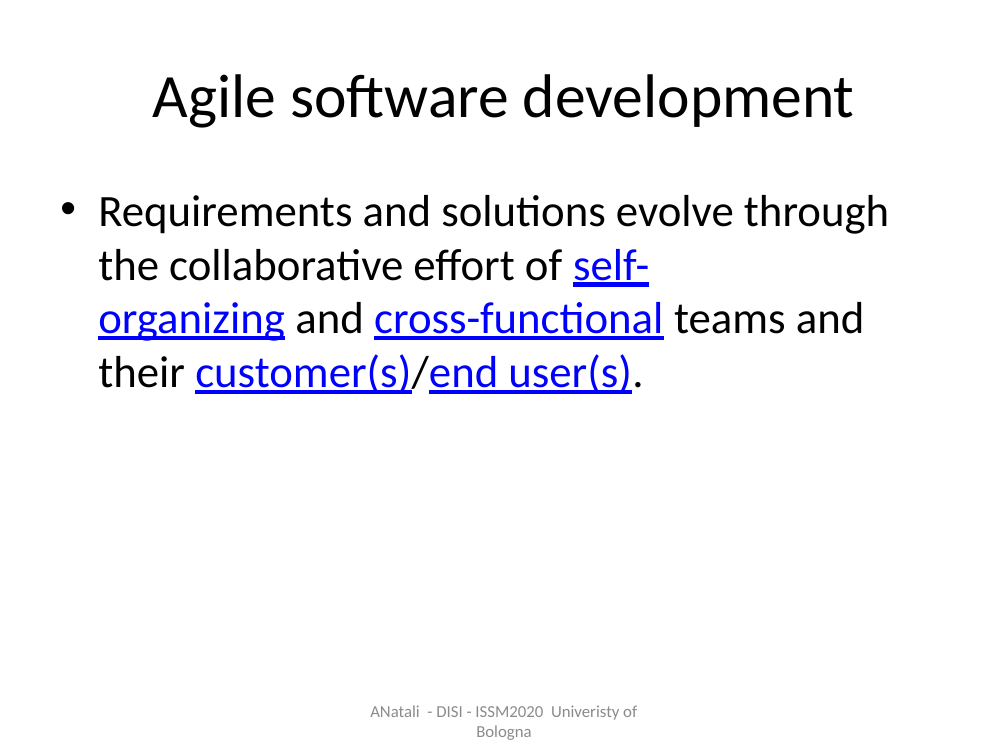
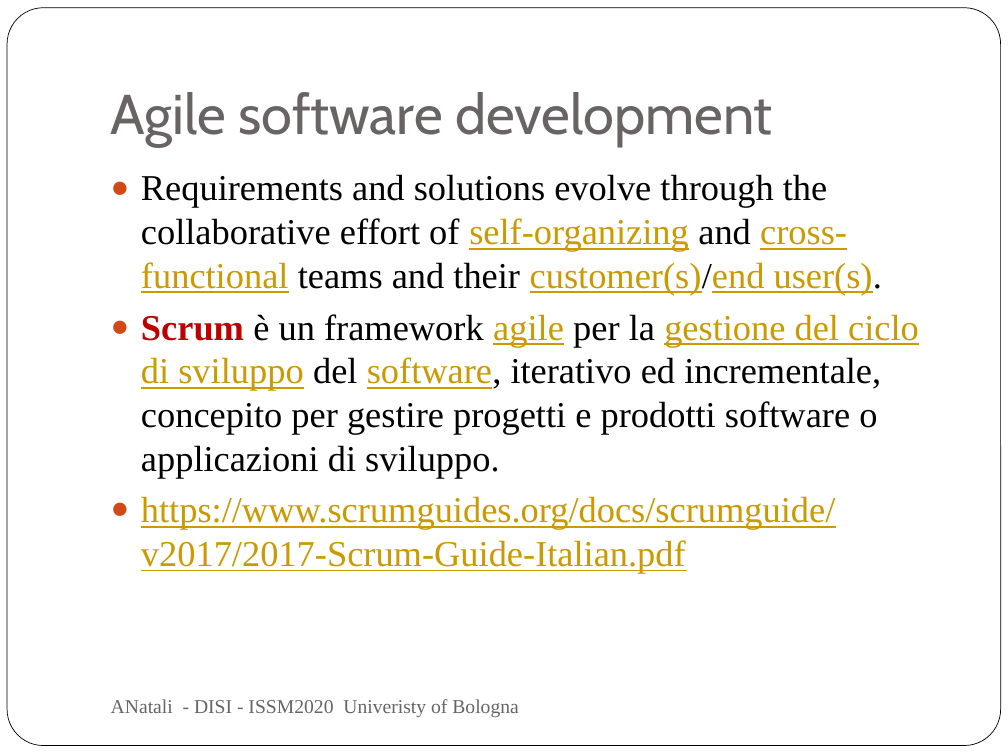
Before and after one commit to anatali/iss2020LabBo, a slide deck: slide 13 of it.unibo.issLabStart/userDocs/ISSM2020.pptx (slide 7 before the commit). Drawn at 1008x756 pixels with LibreOffice and Linux fonts; fonts in the diff are those of the drawing. Boxes give left, top, right and bottom in pixels: in the first picture for what was removed or moved away, otherwise in the second. Text is boxed around its words. In the diff, an @@ line names an element or a change of style, - is before the commit and + after.

```diff
--- a/it.unibo.issLabStart/userDocs/ISSM2020.pptx
+++ b/it.unibo.issLabStart/userDocs/ISSM2020.pptx
@@ rounded rectangle added at [7,8,1001,746], fill #FFFFFF, outline #000000 0.5 pt @@
@@ title "Agile software development": place and size @@
-title "Agile software development" at [153,74,855,128]
+title "Agile software development" at [111,92,772,147]
@@ title "Agile software development" at [111,92,772,147]: size 44 to 40 pt, font Calibri to Cabin, text colour #000000 to #696464; alignment centre to left; vertical alignment middle to bottom @@
@@ text "Requirements and solutions evolve through ...": place and size @@
-text "Requirements and solutions evolve through ..." at [98,195,889,394]
+text "Requirements and solutions evolve through ..." at [141,174,919,573]
@@ text at [141,174,882,295]: size 32 to 26 pt, font Calibri to Times New Roman in "Requirements and solutions evolve through the collaborative ..."; text colour #0000FF to #CC9900 in "self-organizing cross-functional customer(s)/end user(s)."; bullet • to ● @@
@@ text at [141,314,919,573]: paragraphs added @@
+● Scrum è un framework agile per la gestione del ciclo di sviluppo del software, iterativo ed incrementale, concepito per gestire progetti e prodotti software o applicazioni di sviluppo.
+● https://www.scrumguides.org/docs/scrumguide/v2017/2017-Scrum-Guide-Italian.pdf
@@ text "ANatali - DISI - ISSM2020 ...": place and size @@
-text "ANatali - DISI - ISSM2020 ..." at [370,705,637,740]
+text "ANatali - DISI - ISSM2020 ..." at [111,699,518,717]
@@ text "ANatali - DISI - ISSM2020 ..." at [111,699,518,717]: size 12 to 14 pt, font Calibri to Times New Roman, text colour #8C8C8C to #696464; alignment centre to left @@
```
Also in this commit, not shown: 10 other slides changed, 8 slides added, 6 other files.
